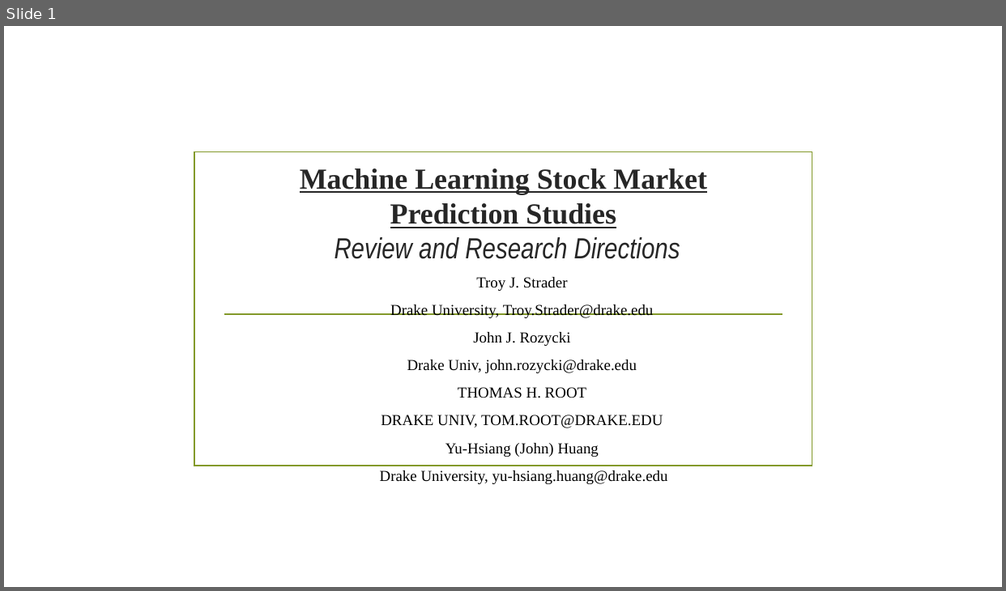
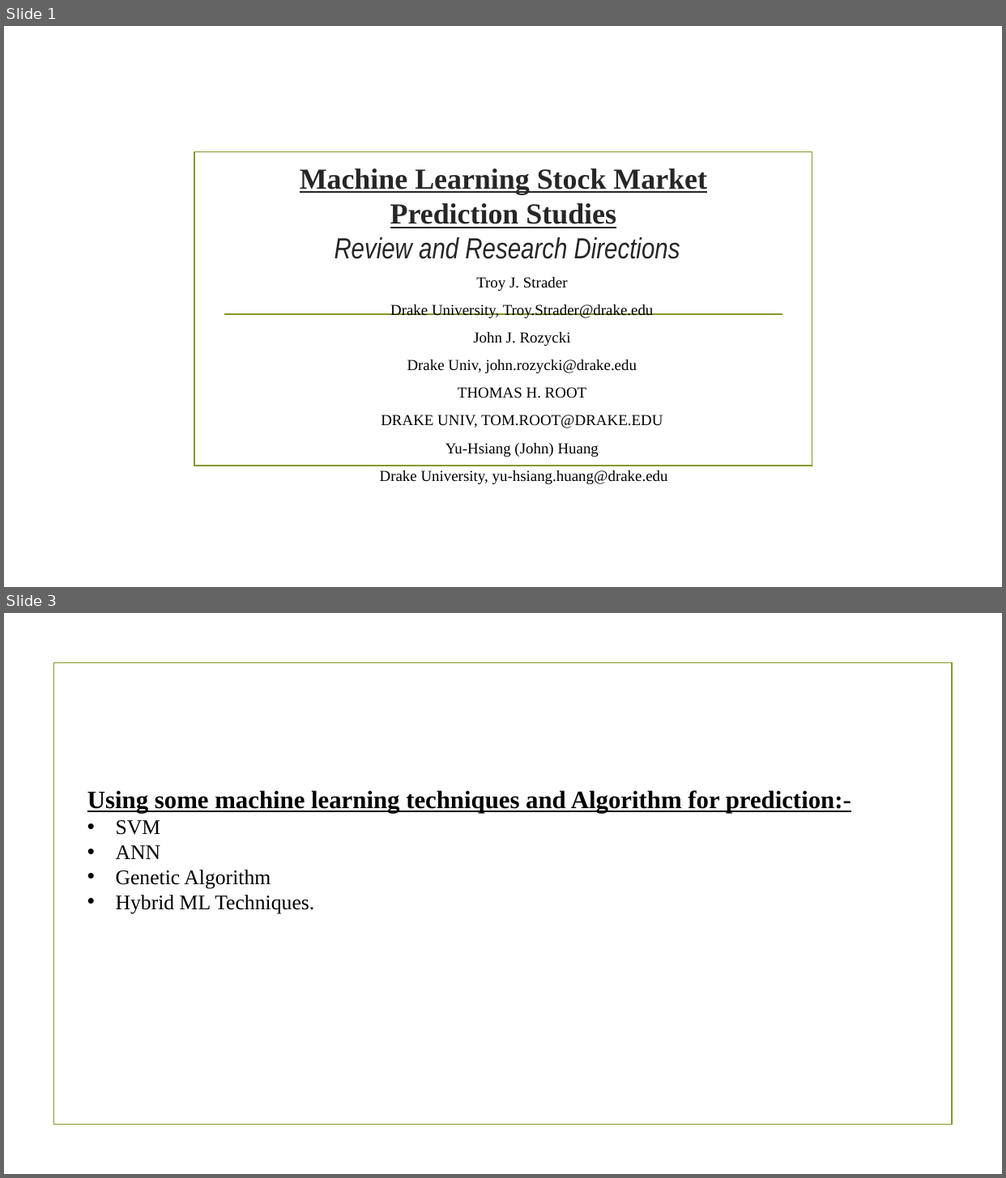
Before and after one commit to Minhaz78/Article-Summary, a slide deck: Machine Learning Stock Market Prediction Studies.pptx. Shown one above the other, each under a label of ours: slide 1 before the commit, slides 1 and 3 after it; the slides between them are not shown. The pictures are 1006x591 and 1006x1178 pixels, drawn with LibreOffice and Linux fonts; fonts in the diff are those of the drawing; background and template pictures are left out. Boxes give left, top, right and bottom in pixels: in the first picture for what was removed or moved away, otherwise in the second. Text is boxed around its words. In the diff, an @@ line names an element or a change of style, - is before the commit and + after.

```diff
--- a/Machine Learning Stock Market Prediction Studies.pptx
+++ b/Machine Learning Stock Market Prediction Studies.pptx
@@ slide 3 added at bbox=[4, 613, 1002, 1174], background picture (left out) @@
@@ rectangle added at bbox=[53, 663, 952, 1125], outline #83992A 1.25 pt @@
@@ text added at bbox=[87, 790, 851, 914], 24 pt, text #000000, bold, underline @@
+Using some machine learning techniques and Algorithm for prediction:-
+• SVM
+• ANN
+• Genetic Algorithm
+• Hybrid ML Techniques.
```
Also in this commit, not shown: 1 other slide added, 5 other files.
